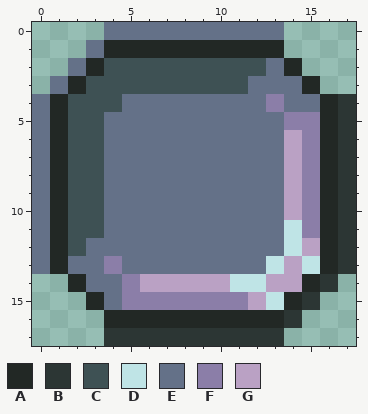
File history of a pixel-art sprite, assets/button_clicked_background.png. Above: the version before the commit.
The file is 36x36 pixels, drawn in blocks of 2x2; one block is one cell here.
Palette (. is transparent): A #222825  B #2c3634  C #3e5154  D #bfe4e6  E #647188  F #8b7ea8  G #baa1c4
And afterwards:
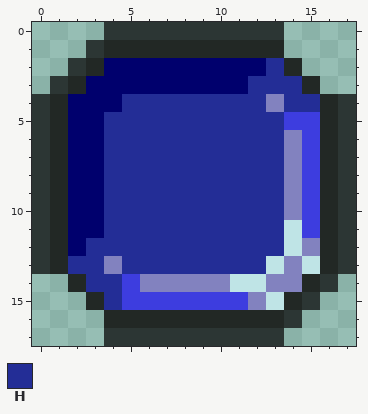
Colours new in this view: H #232d96
Difference:
Colour C changes from #3e5154 to #00006d.
Colour F changes from #8b7ea8 to #3d3ddf.
Colour G changes from #baa1c4 to #8282bf.
Colour B replaces colour E in row 0 at x 4 to 13; in row 1 at x 3; in row 2 at x 2; in row 3 at x 1; in rows 4 to 13 at x 0.
Colour G replaces colour F in row 4 at x 13; in row 13 at x 4.
Colour H replaces colour E in row 2 at x 13; in row 3 at x 12 to 14; in row 4 at x 5 to 12 and 14 to 15; in rows 5 to 11 at x 4 to 13; in row 12 at x 3 to 13; in row 13 at x 2 to 3 and 5 to 12.
Colour H replaces colour E in row 14 at x 3 to 4; in row 15 at x 4.
Changed places in both pictures, as pixel boxes (x1, y1, x2, y2):
changed: (32, 22, 320, 310)
